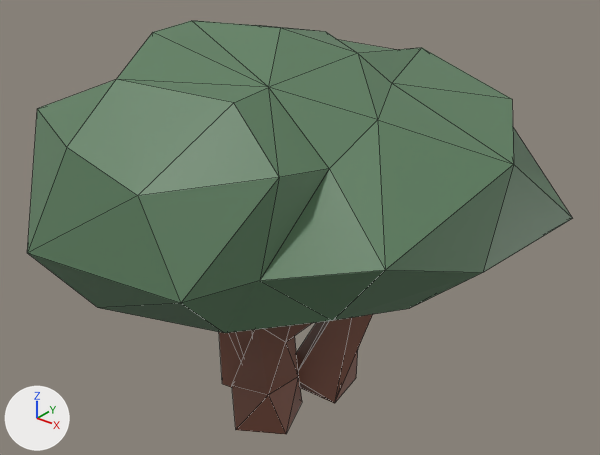
The Blender file Fire Place/Assets/Models/Scenery/Trees/Bush.blend as it was, and as the next commit left it.
One viewpoint serves both versions: a 50 mm lens placed at (1.154, -1.362, 1.327), pointed at (0.036, 0.035, 0.46). Every picture has the same lights, and +X, +Y and +Z are marked at lower left. Mesh edges are drawn as thin lines. Objects named as collision shapes, trigger or cutter boxes, shadow casters or lower levels of detail are left out.

The first picture shows 'Bush_LOD0'.
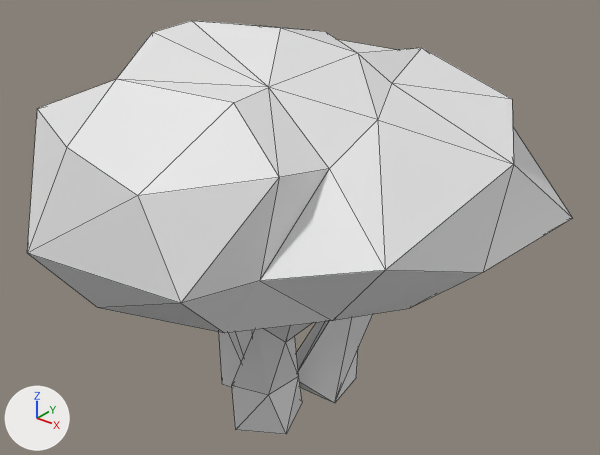
Where the change shows, as pixel boxes (x1, y1, x2, y2) in the pictures (600 x 455 px):
'Bush_LOD0', recoloured (green to white): (27, 21, 573, 434) in both

What the commit changed:
me_sphere has 99 vertices, 164 faces and spans x -0.561..0.597, y -0.528..0.586, z 0.0..0.946.
me_sphere no longer uses material mat_wood_atlas_jpg (picture img_wood_atlas_jpg).
